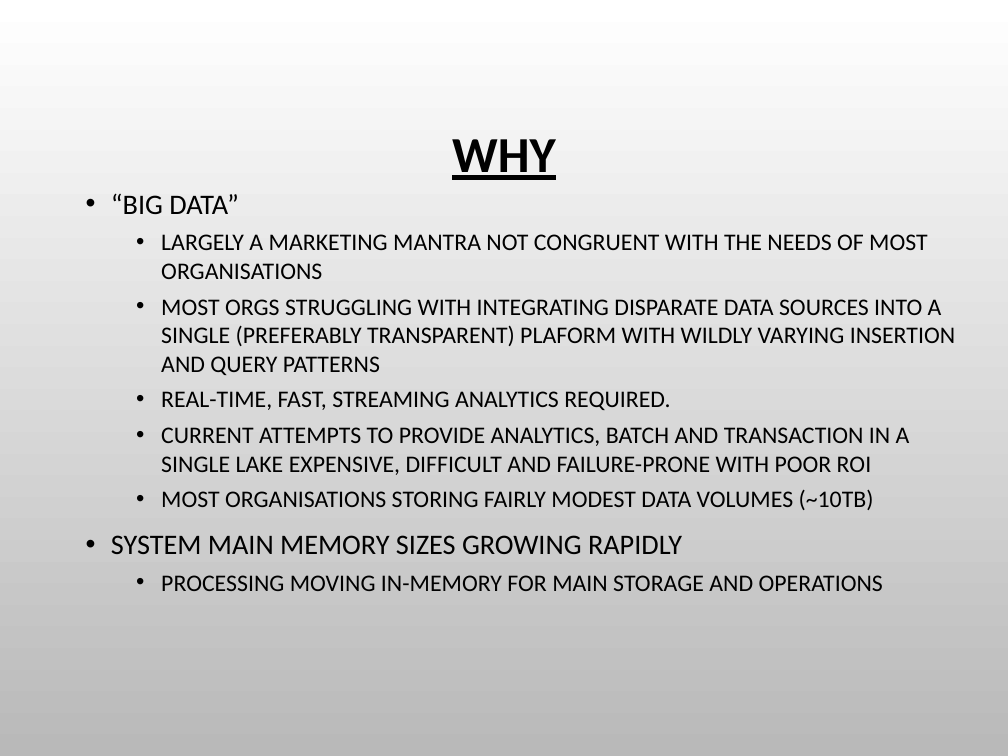
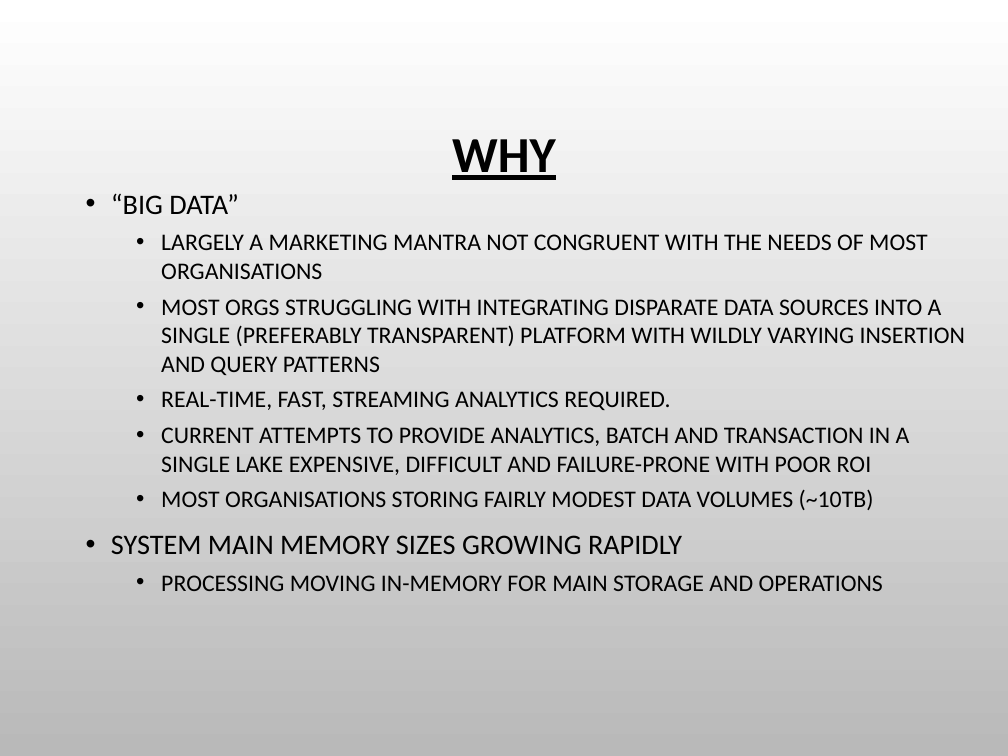
Before and after one commit to charlesduffy/erlysql, a slide deck: slide 3 of doc/Pitch1.pptx. Drawn at 1008x756 pixels with LibreOffice and Linux fonts; fonts in the diff are those of the drawing; background and template pictures are left out. Boxes give left, top, right and bottom in pixels: in the first picture for what was removed or moved away, otherwise in the second. Text is boxed around its words. In the diff, an @@ line names an element or a change of style, - is before the commit and + after.

```diff
--- a/doc/Pitch1.pptx
+++ b/doc/Pitch1.pptx
@@ text at <box>161,299,965,375</box>: text changed @@
-  • MOST ORGS STRUGGLING WITH INTEGRATING DISPARATE DATA SOURCES INTO A SINGLE (PREFERABLY TRANSPARENT) PLAFORM WITH WILDLY VARYING INSERTION AND QUERY PATTERNS
+  • MOST ORGS STRUGGLING WITH INTEGRATING DISPARATE DATA SOURCES INTO A SINGLE (PREFERABLY TRANSPARENT) PLATFORM WITH WILDLY VARYING INSERTION AND QUERY PATTERNS
```
Also in this commit, not shown: 6 other slides changed.
